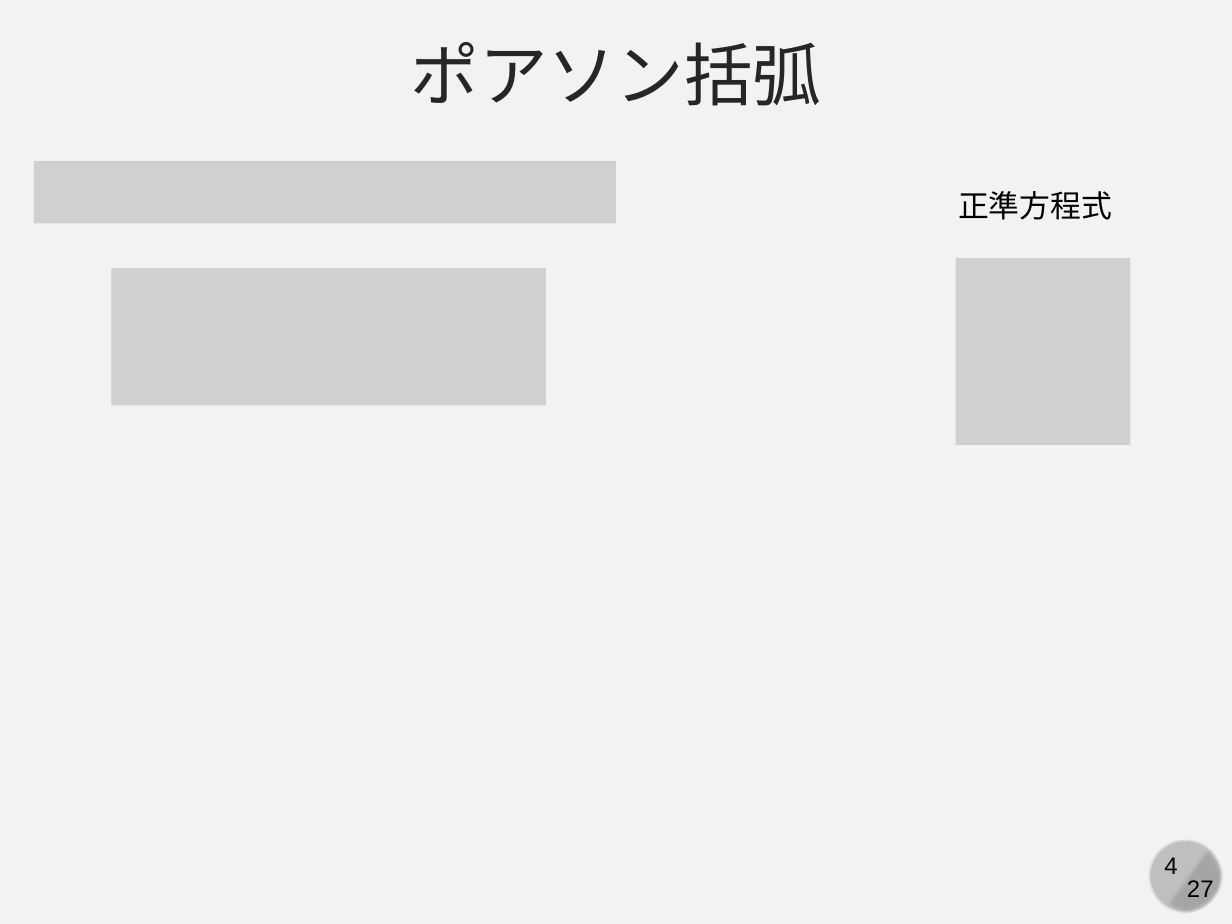
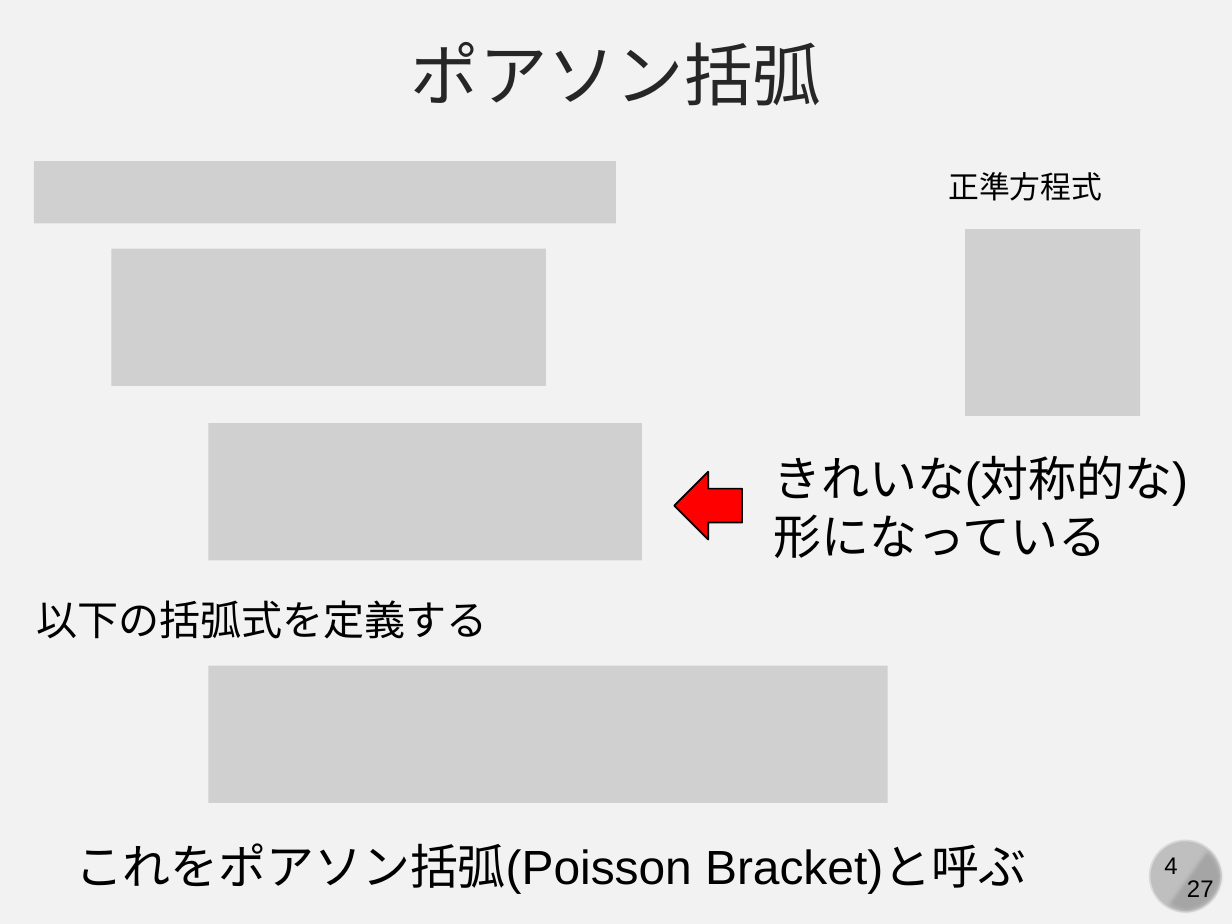
Before and after one commit to kaityo256/classical_mechanics, a slide deck: slide 4 of poisson/fig/slide.pptx. Drawn at 1232x924 pixels with LibreOffice and Linux fonts; fonts in the diff are those of the drawing; grey boxes stand for pictures. Boxes give left, top, right and bottom in pixels: in the first picture for what was removed or moved away, otherwise in the second. Text is boxed around its words. In the diff, an @@ line names an element or a change of style, - is before the commit and + after.

```diff
--- a/poisson/fig/slide.pptx
+++ b/poisson/fig/slide.pptx
@@ text "正準方程式": place and size @@
-text "正準方程式" at (958, 191, 1112, 220)
+text "正準方程式" at (948, 172, 1102, 201)
@@ picture: place and size @@
-picture at (956, 259, 1131, 446)
+picture at (965, 229, 1140, 416)
@@ picture: place and size @@
-picture at (112, 269, 547, 405)
+picture at (112, 249, 547, 386)
@@ picture added at (208, 424, 642, 561) @@
@@ down arrow added at (674, 472, 742, 540), fill #FF0000, outline #000000 1 pt @@
@@ text added at (774, 455, 1189, 558), 28 pt, text #000000 @@
+きれいな(対称的な)
+形になっている
@@ text added at (36, 600, 488, 639), 24 pt, text #000000 @@
+以下の括弧式を定義する
@@ picture added at (208, 665, 887, 802) @@
@@ text added at (75, 843, 1027, 894), 28 pt, text #000000 @@
+これをポアソン括弧(Poisson Bracket)と呼ぶ
```
Also in this commit, not shown: 1 slide added.
